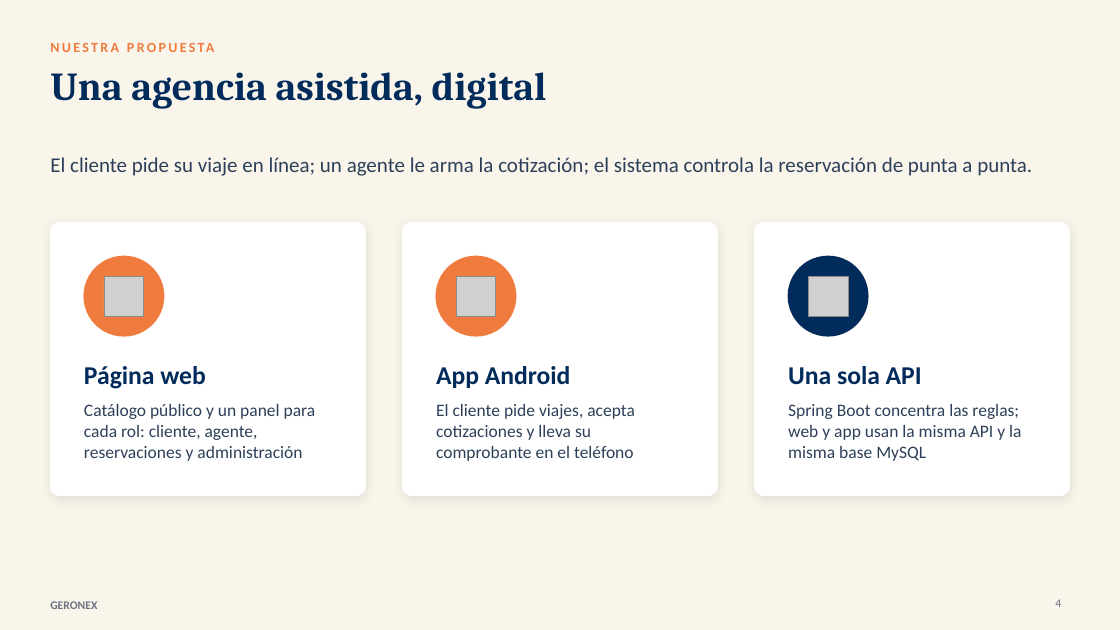
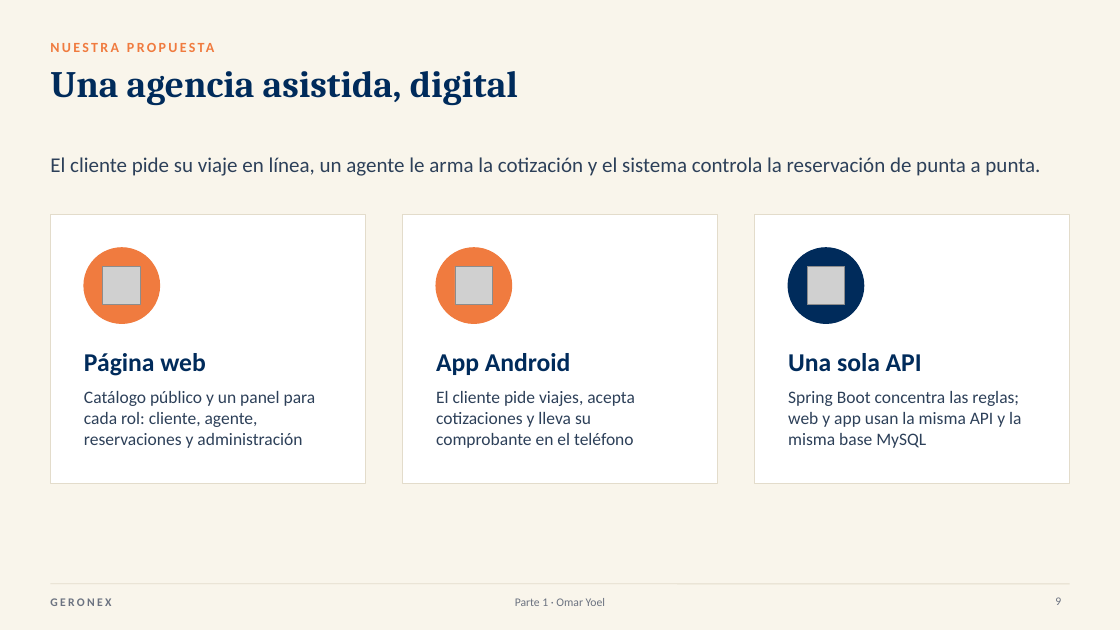
Before and after one commit to DavidVerguita/GERONEX_Equipo5, a slide deck: slide 9 of docs/Presentacion_GERONEX_Final.pptx (slide 4 before the commit). Drawn at 1120x630 pixels with LibreOffice and Linux fonts; fonts in the diff are those of the drawing; grey boxes stand for pictures. Boxes give left, top, right and bottom in pixels: in the first picture for what was removed or moved away, otherwise in the second. Text is boxed around its words. In the diff, an @@ line names an element or a change of style, - is before the commit and + after.

```diff
--- a/docs/Presentacion_GERONEX_Final.pptx
+++ b/docs/Presentacion_GERONEX_Final.pptx
@@ title "Una agencia asistida, digital" at [50, 71, 518, 106]: size 34 to 32 pt @@
@@ text at [50, 157, 1040, 176]: text changed @@
-El cliente pide su viaje en línea; un agente le arma la cotización; el sistema controla la reservación de punta a punta.
+El cliente pide su viaje en línea, un agente le arma la cotización y el sistema controla la reservación de punta a punta.
@@ rounded rectangle removed at [50, 223, 365, 496] @@
@@ rectangle added at [50, 214, 365, 483], fill #FFFFFF, outline #E3DCCB 0.75 pt @@
@@ rounded rectangle removed at [402, 223, 718, 496] @@
@@ rectangle added at [402, 214, 718, 483], fill #FFFFFF, outline #E3DCCB 0.75 pt @@
@@ rounded rectangle removed at [755, 223, 1070, 496] @@
@@ rectangle added at [755, 214, 1070, 483], fill #FFFFFF, outline #E3DCCB 0.75 pt @@
@@ ellipse: place and size @@
-ellipse at [84, 256, 164, 336]
+ellipse at [84, 248, 160, 323]
@@ ellipse: place and size @@
-ellipse at [436, 256, 516, 336]
+ellipse at [436, 248, 512, 323]
@@ ellipse: place and size @@
-ellipse at [788, 256, 868, 336]
+ellipse at [788, 248, 864, 323]
@@ 3 pictures: place and size @@
-3 pictures at [104, 276, 848, 316]
+3 pictures at [103, 266, 845, 304]
@@ 6 texts: place and size @@
-6 texts at [84, 366, 1021, 461]
+6 texts at [84, 353, 1021, 448]
@@ text "GERONEX" at [50, 598, 111, 606]: letter spacing 0 to 2 pt @@
@@ line added from (50, 584) to (1070, 584), #E3DCCB 0.75 pt @@
@@ text added at [515, 598, 605, 606], 10 pt, text #6B7280 @@
+Parte 1 · Omar Yoel
@@ page number at [1055, 597, 1061, 605]: text changed @@
-4
+9
```
Also in this commit, not shown: 16 other slides changed, 9 slides added, 1 slide removed, 39 other files.
